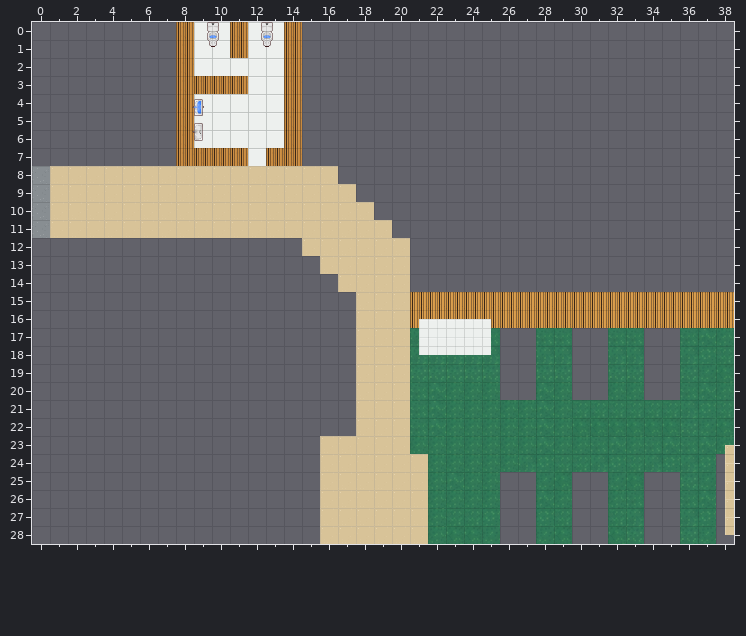
Tiled map (JSON): public/assets/maps/classroom.tmj. The picture above is the old version.
Cells are 32x32 px. Shown: x 0..38, y 0..28. Layer "Decoration" is drawn 16,-16 px off the grid.
Once edited:
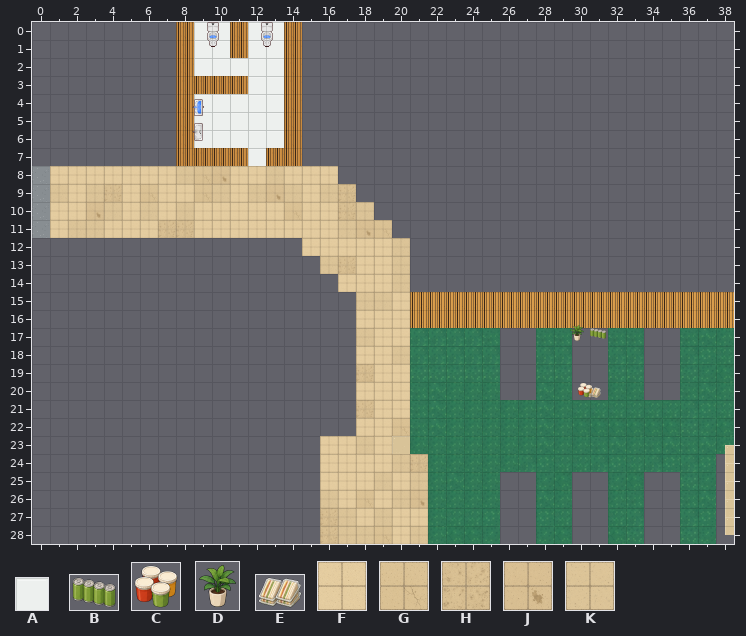
Key: from "floorsbase": A 29; from "modern-beer-cans": B 0; from "modern-coffee-cups": C 0; from "modern-desk-plant": D 0; from "modern-sandwiches": E 0; from "worn-beige-clean": F 0; from "worn-beige-cracked": G 0; from "worn-beige-dirty": H 0; from "worn-beige-stained": J 0; from "worn-beige-worn": K 0.
_ is an empty cell.
Objects are placed by their top-left corner, in cells (3,4 is the top-left corner of cell 3,4); size is 1x1 cell unless given.
Tiles replaced or removed in this view: A.
From old to new:
Changed rows in their new state; . is an unchanged cell.
Layer "FloorDetails" (added):
added: F at 1,8
added: F at 2,8
added: F at 3,8
added: F at 4,8
added: F at 5,8
added: F at 6,8
added: F at 7,8
added: K at 8,8
added: G at 9,8
added: J at 10,8
added: F at 11,8
added: F at 12,8
added: K at 13,8
added: F at 14,8
added: F at 15,8
added: F at 16,8
added: K at 1,9
added: F at 2,9
added: K at 3,9
added: H at 4,9
added: F at 5,9
added: G at 6,9
added: F at 7,9
added: F at 8,9
added: G at 9,9
added: K at 10,9
added: F at 11,9
added: K at 12,9
added: J at 13,9
added: K at 14,9
added: F at 15,9
added: K at 16,9
added: H at 17,9
added: F at 1,10
added: F at 2,10
added: J at 3,10
added: K at 4,10
added: F at 5,10
added: K at 6,10
added: F at 7,10
added: K at 8,10
added: F at 9,10
added: F at 10,10
added: F at 11,10
added: F at 12,10
added: F at 13,10
added: G at 14,10
added: F at 15,10
added: F at 16,10
added: H at 17,10
added: K at 18,10
added: F at 1,11
added: K at 2,11
added: K at 3,11
added: F at 4,11
added: F at 5,11
added: F at 6,11
added: H at 7,11
added: H at 8,11
added: F at 9,11
added: F at 10,11
added: F at 11,11
added: F at 12,11
added: F at 13,11
added: F at 14,11
added: F at 15,11
added: F at 16,11
added: K at 17,11
added: J at 18,11
added: G at 19,11
added: F at 15,12
added: F at 16,12
added: F at 17,12
added: F at 18,12
added: F at 19,12
added: K at 20,12
added: K at 16,13
added: H at 17,13
added: F at 18,13
added: F at 19,13
added: K at 20,13
added: F at 17,14
added: F at 18,14
added: F at 19,14
added: K at 20,14
added: K at 18,15
added: K at 19,15
added: F at 20,15
added: F at 18,16
added: F at 19,16
added: F at 20,16
added: K at 18,17
added: F at 19,17
added: F at 20,17
added: F at 18,18
added: F at 19,18
added: K at 20,18
added: H at 18,19
added: F at 19,19
added: F at 20,19
added: F at 18,20
added: F at 19,20
added: F at 20,20
added: H at 18,21
added: F at 19,21
added: F at 20,21
added: F at 18,22
added: F at 19,22
added: G at 20,22
added: F at 16,23
added: F at 17,23
added: K at 18,23
added: F at 19,23
added: F at 16,24
added: F at 17,24
added: F at 18,24
added: F at 19,24
added: K at 20,24
added: H at 21,24
added: F at 16,25
added: F at 17,25
added: F at 18,25
added: K at 19,25
added: F at 20,25
added: K at 21,25
added: K at 16,26
added: F at 17,26
added: G at 18,26
added: F at 19,26
added: K at 20,26
added: J at 21,26
added: H at 16,27
added: K at 17,27
added: F at 18,27
added: K at 19,27
added: F at 20,27
added: F at 21,27
added: H at 16,28
added: K at 17,28
added: K at 18,28
added: G at 19,28
added: F at 20,28
added: K at 21,28
Layer "Decoration":
first column x 21:
17 ____
18 ____
Layer "objectDecoration":
added: B "michael-desk-green-cans" at 30.9,17 size 1x0.7
added: D "sarina-desk-plant" at 29.8,16.8 size 0.9x1
added: E "yassin-desk-sandwiches" at 30.7,20.2 size 1x0.7
added: C "felipe-desk-coffee-cups" at 30.3,20 size 0.9x0.9
